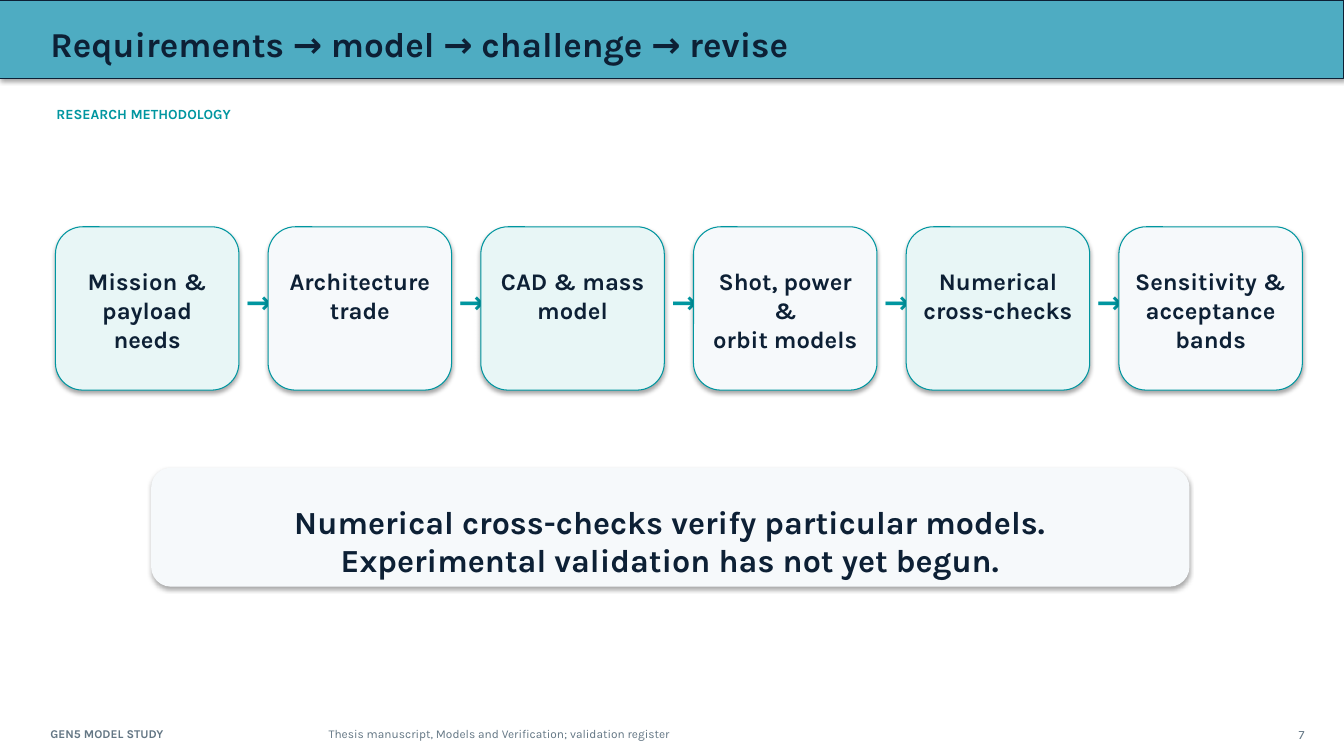
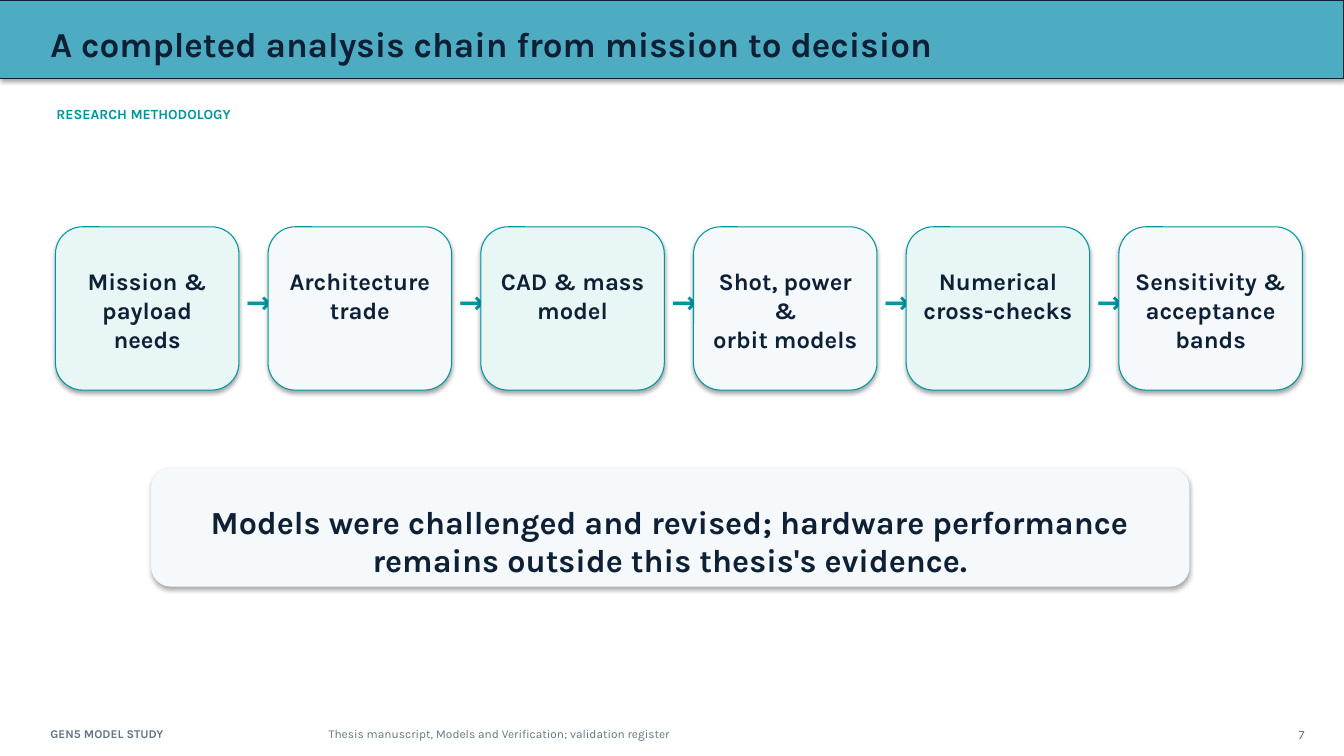
Before and after one commit to aaaaaaaaaaaavm/VOLLEY-thesis, a slide deck: slide 7 of university/final_review_2026_10_10/VOLLEY_Final_Review_2026-10-10.pptx. Drawn at 1344x756 pixels with LibreOffice and Linux fonts; fonts in the diff are those of the drawing. Boxes give left, top, right and bottom in pixels: in the first picture for what was removed or moved away, otherwise in the second. Text is boxed around its words. In the diff, an @@ line names an element or a change of style, - is before the commit and + after.

Commit message:
Frame final review around completed Gen5 thesis findings

```diff
--- a/university/final_review_2026_10_10/VOLLEY_Final_Review_2026-10-10.pptx
+++ b/university/final_review_2026_10_10/VOLLEY_Final_Review_2026-10-10.pptx
@@ text at box(50, 32, 932, 66): text changed @@
-Requirements → model → challenge → revise
+A completed analysis chain from mission to decision
@@ text at box(211, 511, 1128, 573): text changed @@
-Numerical cross-checks verify particular models. Experimental validation has not yet begun.
+Models were challenged and revised; hardware performance remains outside this thesis's evidence.
```
Also in this commit, not shown: 8 other slides changed, 1 slide added, 1 slide removed, 11 other files.
